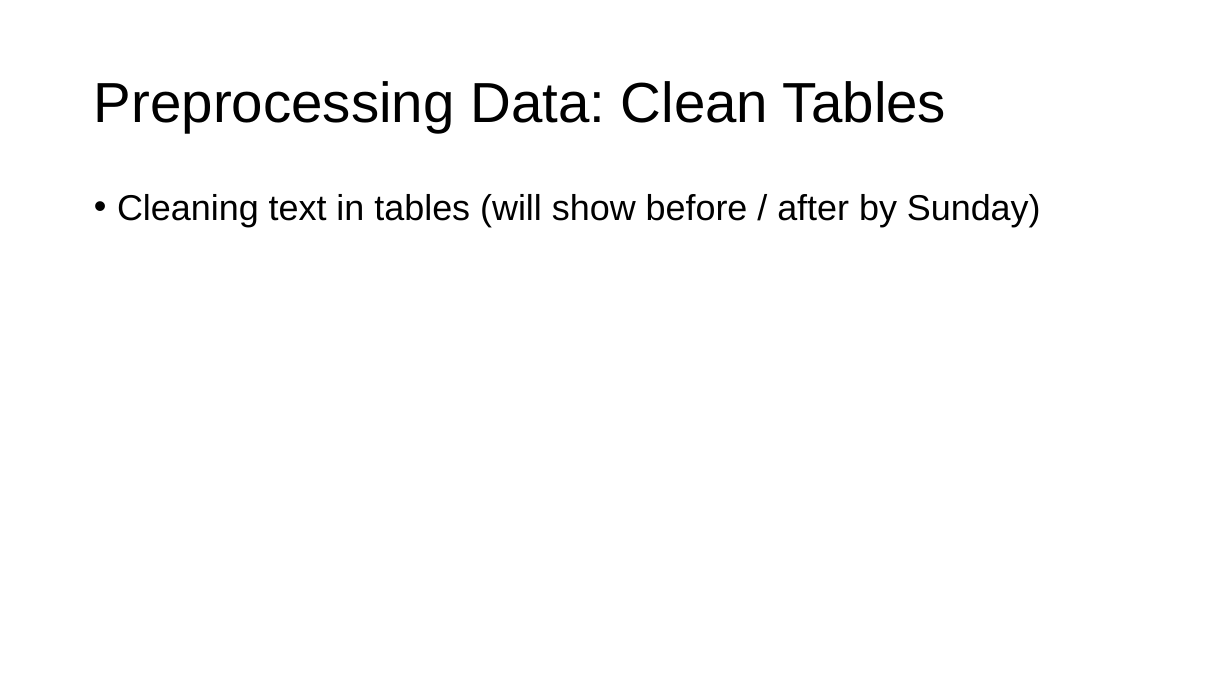
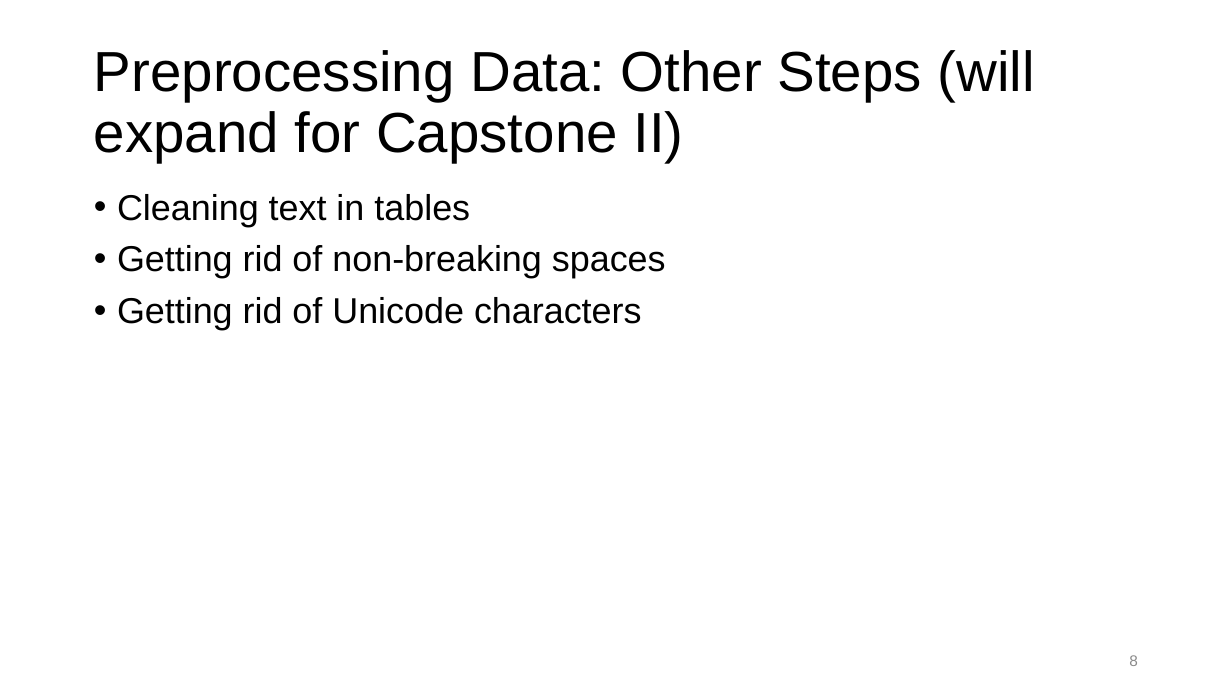
Before and after one commit to tomhalloin/berkshire, a slide deck: slide 8 of Buffett_Topic_Analysis.pptx. Drawn at 1232x693 pixels with LibreOffice and Linux fonts; fonts in the diff are those of the drawing. Boxes give left, top, right and bottom in pixels: in the first picture for what was removed or moved away, otherwise in the second. Text is boxed around its words. In the diff, an @@ line names an element or a change of style, - is before the commit and + after.

```diff
--- a/Buffett_Topic_Analysis.pptx
+++ b/Buffett_Topic_Analysis.pptx
@@ title at <box>94,50,1035,163</box>: text changed @@
-Preprocessing Data: Clean Tables
+Preprocessing Data: Other Steps (will expand for Capstone II)
@@ text at <box>117,194,666,330</box>: text changed @@
-• Cleaning text in tables (will show before / after by Sunday)
+• Cleaning text in tables
+• Getting rid of non-breaking spaces
+• Getting rid of Unicode characters
@@ page number added at <box>1129,655,1138,666</box>, 12 pt, text #8C8C8C @@
+8
```
Also in this commit, not shown: 13 other slides changed, 5 slides added, 1 slide removed.
